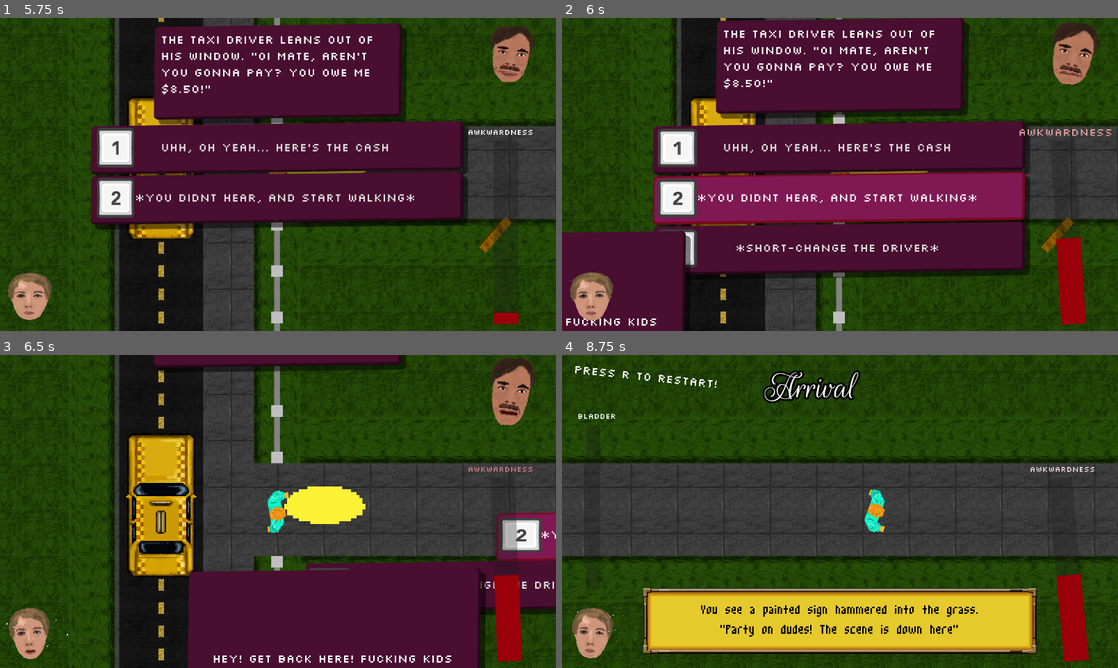
Above: before the commit, frames 1-4 (two rows, left to right).
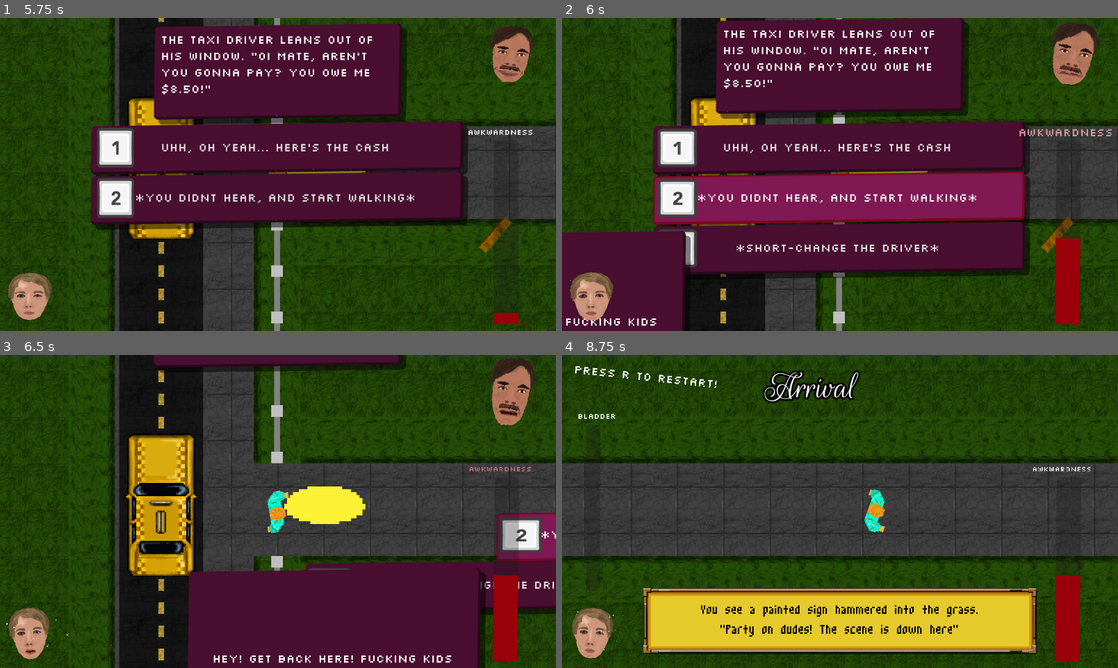
Above: after the commit, the same moments.

Repository: Jibby-Games/PizzaJam11
Game: Godot game, scene res://menu/intro.tscn
Same seed, same stepped clock (60 frames per second), same inputs: the game is played once before the commit and once after it.
Inputs (mouse positions are in pixels of both pictures, inside the frame that each line leads up to):
- Up to frame 1 (5.75 s): tap Enter (ui_accept) at 0.5, 0.77, 1.52, 3.02, 3.77, 4.52 s; move the mouse to (250, 237) at 0.52 s; press the mouse at (250, 237) at 0.53 s; hold W (up) 0.53-2.03 s; tap R (restart) every 0.75 s from 1.25 to 4.25 s; move the mouse to (444, 221) at 1.27 s; release the mouse at (444, 221) at 1.28 s; click (444, 221) at 1.35 s; move the mouse to (111, 127) at 2.02 s; press the mouse at (111, 127) at 2.03 s; hold A (left) 2.03-3.53 s; move the mouse to (305, 174) at 2.77 s; release the mouse at (305, 174) at 2.78 s; click (305, 174) at 2.85 s; move the mouse to (194, 96) at 3.52 s; press the mouse at (194, 96) at 3.53 s; hold S (down) 3.53-4.28 s; move the mouse to (400, 158) at 4.27 s; release the mouse at (400, 158) at 4.28 s; hold D (right) 4.28-5.03 s; click (400, 158) at 4.35 s; move the mouse to (166, 190) at 5.02 s; press the mouse at (166, 190) at 5.03 s; hold W (up) from 5.03 s (still down)
- Up to frame 2 (6 s): release W (up) at 5.75 s; release the mouse at (728, 190) at 5.75 s; click "*you didnt hear, and start wa…" at 5.75 s
- Up to frame 3 (6.5 s): no input
- Up to frame 4 (8.75 s): move the mouse to (895, 442) at 6.52 s; hold D (right) from 6.53 s (still down); click (895, 442) at 6.6 s; tap Enter (ui_accept) at 6.77, 7.52, 8.27 s; move the mouse to (812, 574) at 7.27 s; press the mouse at (812, 574) at 7.28 s; move the mouse to (1006, 558) at 8.02 s; release the mouse at (1006, 558) at 8.03 s; click (1006, 558) at 8.1 s

Frame 1 is identical in both runs. In frame 2, 0.5% of the frame differs, in the area x 82-99%, y 35-98%; in frame 3, 0.4%; in frame 4, 0.7%, in the area x 84-96%, y 35-98%.

Commit message:
feat: better awkward bar anims

Diff:
--- a/ui/ui.gd
+++ b/ui/ui.gd
@@ -51,8 +51,13 @@
 func update_awkwardness(value: float) -> void:
 	$Awkwardness/AwkwardnessBar.value = value
 	if value > 30.0:
-		$Awkwardness/AnimationPlayer.play("critical_awks")
+		if $Awkwardness/AnimationPlayer.current_animation != "awks":
+			$Awkwardness/AnimationPlayer.play("awks")
 		$Awkwardness/AnimationPlayer.speed_scale = 0.5 + value / 100.0
+	elif value > 60.0:
+		if $Awkwardness/AnimationPlayer.current_animation != "mega_awks":
+			$Awkwardness/AnimationPlayer.play("mega_awks")
+		$Awkwardness/AnimationPlayer.speed_scale = 2 + value / 100.0
 	else:
 		$Awkwardness/AnimationPlayer.stop()
 	$PlayerPortrait.set_sweat_level(value / 100.0)
--- a/ui/ui.tscn
+++ b/ui/ui.tscn
@@ -256,8 +256,48 @@
 corner_radius_bottom_right = 2
 corner_radius_bottom_left = 2
 
+[sub_resource type="Animation" id="Animation_0pp04"]
+length = 0.001
+tracks/0/type = "value"
+tracks/0/imported = false
+tracks/0/enabled = true
+tracks/0/path = NodePath("AwkwardnessLabel:scale")
+tracks/0/interp = 1
+tracks/0/loop_wrap = true
+tracks/0/keys = {
+"times": PackedFloat32Array(0),
+"transitions": PackedFloat32Array(1),
+"update": 0,
+"values": [Vector2(1, 1)]
+}
+tracks/1/type = "value"
+tracks/1/imported = false
+tracks/1/enabled = true
+tracks/1/path = NodePath("AwkwardnessLabel:label_settings:font_color")
+tracks/1/interp = 1
+tracks/1/loop_wrap = true
+tracks/1/keys = {
+"times": PackedFloat32Array(0),
+"transitions": PackedFloat32Array(1),
+"update": 0,
+"values": [Color(1, 1, 1, 1)]
+}
+tracks/2/type = "value"
+tracks/2/imported = false
+tracks/2/enabled = true
+tracks/2/path = NodePath("AwkwardnessBar:rotation")
+tracks/2/interp = 1
+tracks/2/loop_wrap = true
+tracks/2/keys = {
+"times": PackedFloat32Array(0),
+"transitions": PackedFloat32Array(1),
+"update": 0,
+"values": [-1.57079]
+}
+
 [sub_resource type="Animation" id="Animation_72hp2"]
-resource_name = "critical_awks"
+resource_name = "awks"
+loop_mode = 1
 step = 0.05
 tracks/0/type = "value"
 tracks/0/imported = false
@@ -290,55 +330,59 @@
 tracks/2/interp = 2
 tracks/2/loop_wrap = true
 tracks/2/keys = {
-"times": PackedFloat32Array(0, 0.2, 0.25, 0.3, 0.4, 0.55821, 0.6, 0.65, 0.921672),
-"transitions": PackedFloat32Array(-2, -2, -2, -2, -2, -2, -2, -2, -2),
-"update": 0,
-"values": [-1.5708, -1.61443, -1.52716, -1.61443, -1.5708, -1.61443, -1.52716, -1.61443, -1.57079]
-}
-
-[sub_resource type="Animation" id="Animation_0pp04"]
-length = 0.001
+"times": PackedFloat32Array(0, 0.25, 0.35, 0.4, 0.45, 0.55, 1),
+"transitions": PackedFloat32Array(-2, -2, -2, -2, -2, -2, -2),
+"update": 0,
+"values": [-1.5708, -1.5708, -1.61443, -1.52716, -1.61443, -1.5708, -1.5708]
+}
+
+[sub_resource type="Animation" id="Animation_ksmv4"]
+resource_name = "mega_awks"
+length = 0.5
+loop_mode = 1
+step = 0.05
 tracks/0/type = "value"
 tracks/0/imported = false
 tracks/0/enabled = true
 tracks/0/path = NodePath("AwkwardnessLabel:scale")
-tracks/0/interp = 1
+tracks/0/interp = 2
 tracks/0/loop_wrap = true
 tracks/0/keys = {
-"times": PackedFloat32Array(0),
-"transitions": PackedFloat32Array(1),
-"update": 0,
-"values": [Vector2(1, 1)]
+"times": PackedFloat32Array(0, 0.25, 0.5),
+"transitions": PackedFloat32Array(0.5, 2, 1),
+"update": 0,
+"values": [Vector2(1, 1), Vector2(2, 2), Vector2(1, 1)]
 }
 tracks/1/type = "value"
 tracks/1/imported = false
 tracks/1/enabled = true
 tracks/1/path = NodePath("AwkwardnessLabel:label_settings:font_color")
-tracks/1/interp = 1
+tracks/1/interp = 2
 tracks/1/loop_wrap = true
 tracks/1/keys = {
-"times": PackedFloat32Array(0),
-"transitions": PackedFloat32Array(1),
-"update": 0,
-"values": [Color(1, 1, 1, 1)]
+"times": PackedFloat32Array(0, 0.35, 0.5),
+"transitions": PackedFloat32Array(0.5, 0.5, 0.5),
+"update": 0,
+"values": [Color(1, 1, 1, 1), Color(0.6, 0, 0.0352941, 1), Color(1, 1, 1, 1)]
 }
 tracks/2/type = "value"
 tracks/2/imported = false
 tracks/2/enabled = true
 tracks/2/path = NodePath("AwkwardnessBar:rotation")
-tracks/2/interp = 1
+tracks/2/interp = 2
 tracks/2/loop_wrap = true
 tracks/2/keys = {
-"times": PackedFloat32Array(0),
-"transitions": PackedFloat32Array(1),
-"update": 0,
-"values": [-1.57079]
+"times": PackedFloat32Array(0, 0.05, 0.1, 0.15, 0.2, 0.25, 0.3, 0.35, 0.4, 0.45, 0.5),
+"transitions": PackedFloat32Array(-2, -2, -2, -2, -2, -2, -2, -2, -2, -2, -2),
+"update": 0,
+"values": [-1.5708, -1.48353, -1.65806, -1.48353, -1.65806, -1.48353, -1.65806, -1.48353, -1.65806, -1.48353, -1.5708]
 }
 
 [sub_resource type="AnimationLibrary" id="AnimationLibrary_y52o1"]
 _data = {
 "RESET": SubResource("Animation_0pp04"),
-"critical_awks": SubResource("Animation_72hp2")
+"awks": SubResource("Animation_72hp2"),
+"mega_awks": SubResource("Animation_ksmv4")
 }
 
 [node name="UI" type="CanvasLayer"]
Not shown: 1 places in ui/ui.tscn that only renumber resources
